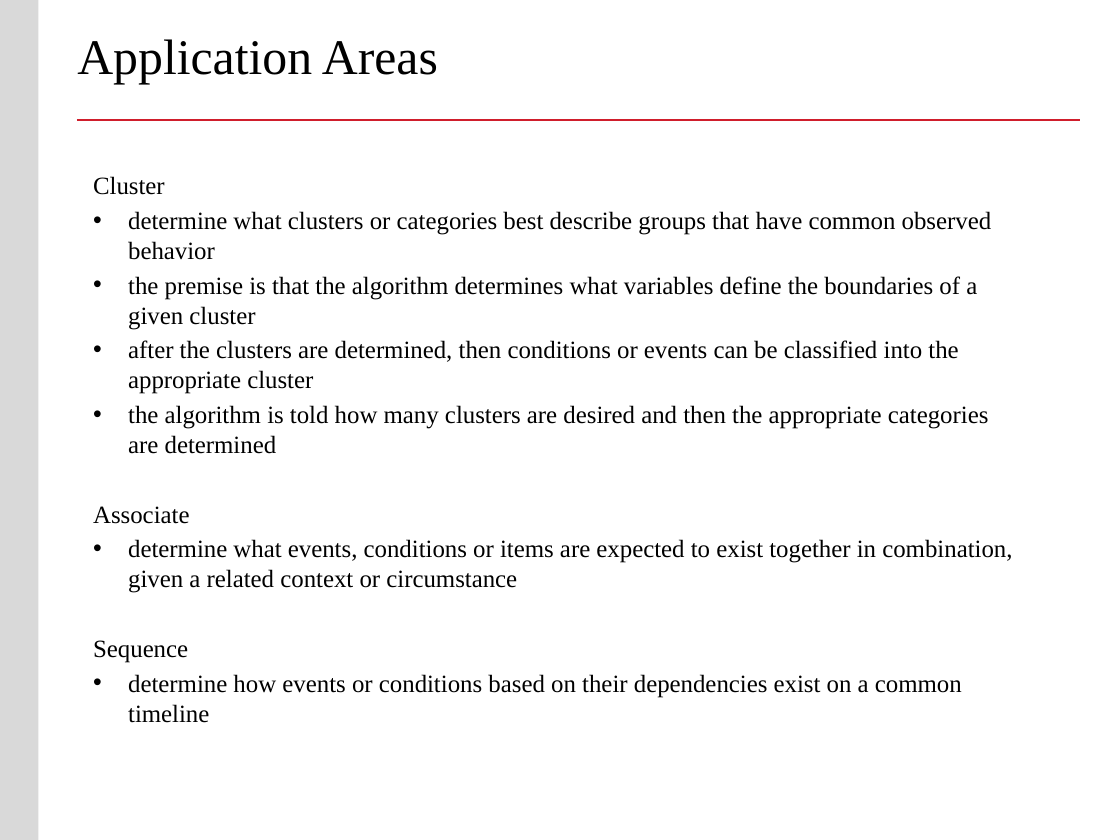
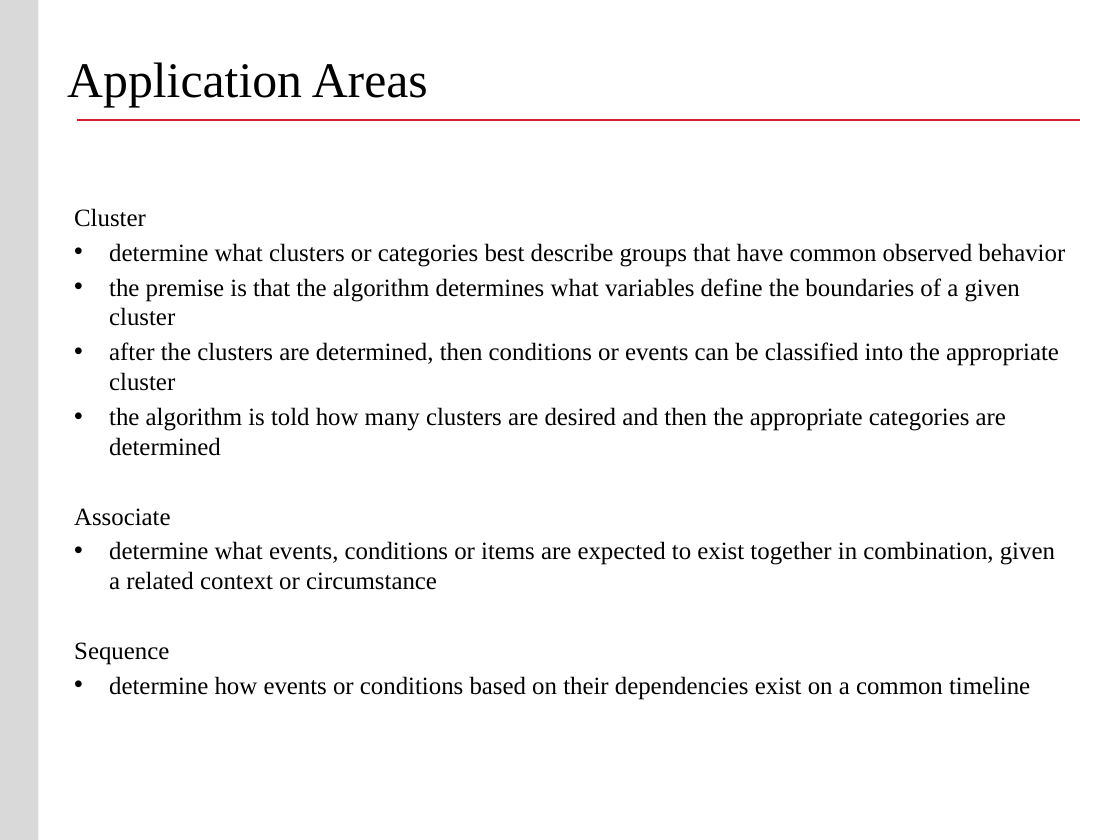
Before and after one commit to buyuhuang/csda1000_FT, a slide deck: slide 36 of day6/1. Lecture/Slides Week 7 CSDA 1000.pptx (slide 10 before the commit). Drawn at 1120x840 pixels with LibreOffice and Linux fonts; fonts in the diff are those of the drawing; background and template pictures are left out. Boxes give left, top, right and bottom in pixels: in the first picture for what was removed or moved away, otherwise in the second. Text is boxed around its words. In the diff, an @@ line names an element or a change of style, - is before the commit and + after.

```diff
--- a/day6/1. Lecture/Slides Week 7 CSDA 1000.pptx
+++ b/day6/1. Lecture/Slides Week 7 CSDA 1000.pptx
@@ title "Application Areas" moved from (x1=77, y1=39, x2=438, y2=84) to (x1=67, y1=62, x2=428, y2=107) @@
@@ text "Cluster" rewrapped from (x1=93, y1=176, x2=1012, y2=723) to (x1=74, y1=208, x2=1065, y2=700) @@
```
Also in this commit, not shown: 24 other slides changed, 84 slides added, 8 slides removed, 3 other files.
